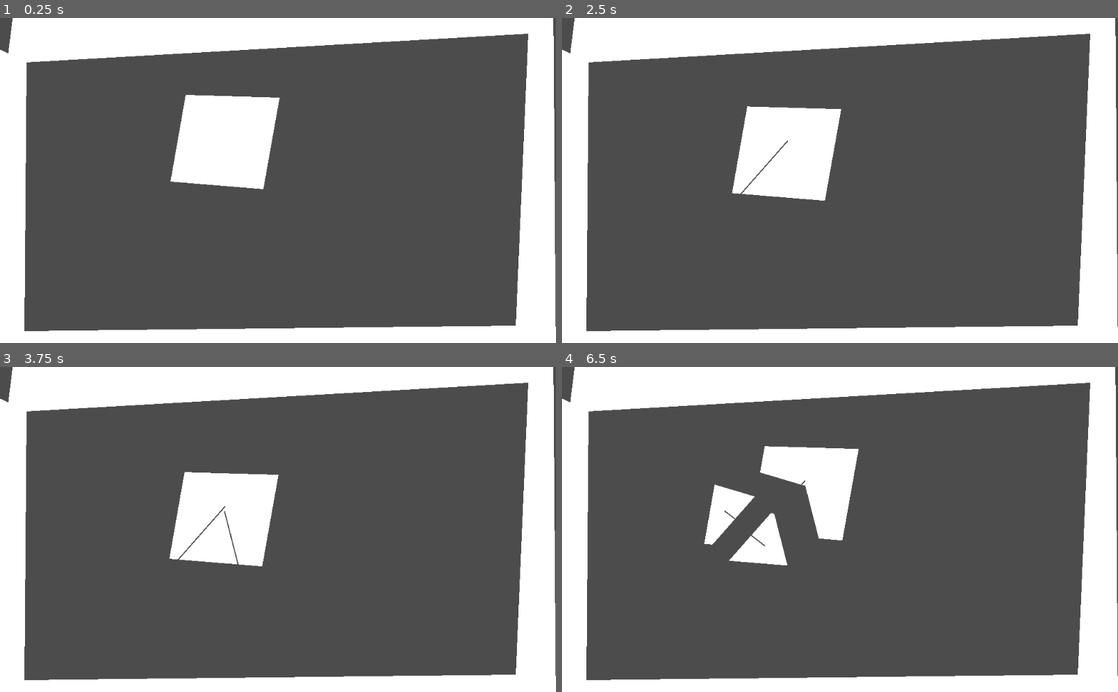
Above: before the commit, frames 1-4 (two rows, left to right).
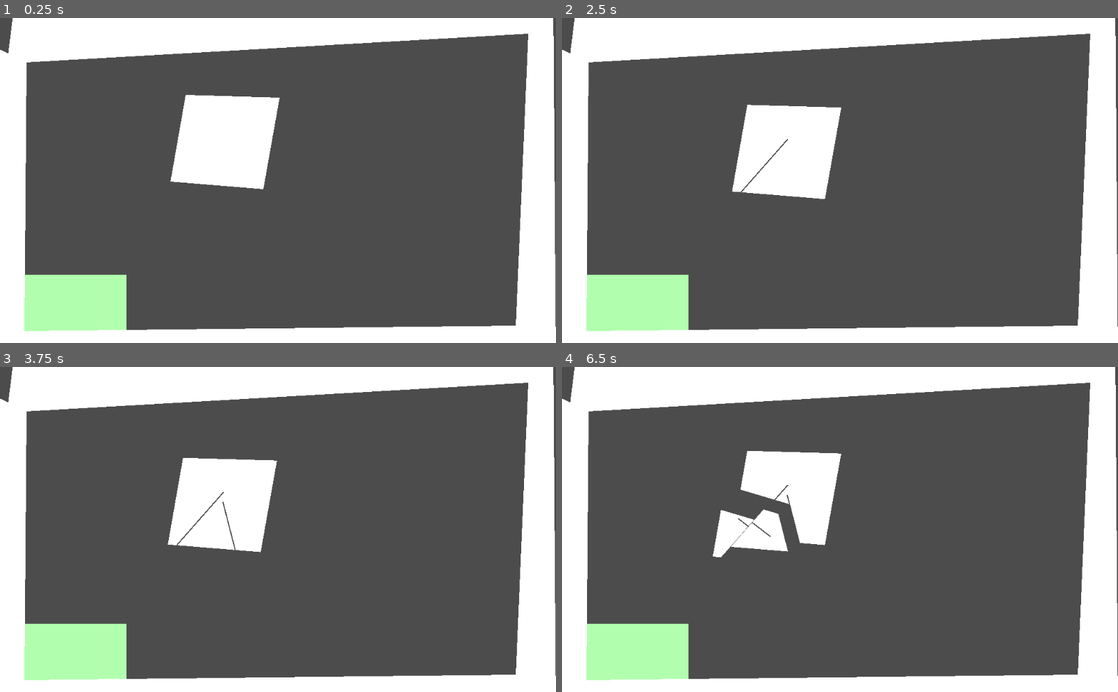
Above: after the commit, the same moments.

Repository: kennethbchen/Space-Chef-Game
Game: Godot game, scene res://Game.tscn
Same seed, same stepped clock (60 frames per second), same inputs: the game is played once before the commit and once after it.
Inputs (mouse positions are in pixels of both pictures, inside the frame that each line leads up to):
- Up to frame 1 (0.25 s): no input
- Up to frame 2 (2.5 s): tap Enter at 0.5 s; move the mouse to (789, 128) at 0.52 s; press the mouse at (789, 128) at 0.53 s; right-click (789, 128) at 0.8 s; tap Space at 1.25 s; move the mouse to (728, 196) at 1.27 s; release the mouse at (728, 196) at 1.28 s; right-click (728, 196) at 1.35 s; click (728, 196) at 1.55 s; move the mouse to (784, 148) at 2.02 s; press the mouse at (784, 148) at 2.03 s; right-click (784, 148) at 2.3 s
- Up to frame 3 (3.75 s): move the mouse to (250, 594) at 2.77 s; release the mouse at (250, 594) at 2.78 s; right-click (250, 594) at 2.85 s; click (250, 594) at 3.05 s; move the mouse to (222, 513) at 3.52 s; press the mouse at (222, 513) at 3.53 s
- Up to frame 4 (6.5 s): right-click (784, 513) at 3.8 s; move the mouse to (673, 480) at 4.27 s; release the mouse at (673, 480) at 4.28 s; right-click (673, 480) at 4.35 s; click (673, 480) at 4.55 s; move the mouse to (773, 545) at 5.02 s; press the mouse at (773, 545) at 5.03 s; right-click (773, 545) at 5.3 s; move the mouse to (734, 519) at 5.77 s; release the mouse at (734, 519) at 5.78 s; right-click (734, 519) at 5.85 s; click (734, 519) at 6.05 s

The runs differ from the first frame. In frame 1, 3.2% of the frame differs, in the area x 4-23%, y 78-97%; in frame 2, 3.5%; in frame 3, 5.2%; in frame 4, 7.6%, in the area x 4-54%, y 24-97%.

Commit message:
Implemented some polygon stats

Diff:
--- a/BaseObject.gd
+++ /dev/null
@@ -1,28 +0,0 @@
-extends "res://Libraries/polygon2d-fracture/CuttableObject.gd"
-
-
-var held = false
-
-
-signal grabbed(object)
-
-func _ready():
-
-	pass
-
-func _process(delta):
-	pass
-
-func _physics_process(delta):
-	if held:
-		var movement = (get_global_mouse_position() - position).normalized() * 100
-		linear_velocity += movement * delta
-
-
-func _on_input_event(viewport, event, shape_idx):
-	if event is InputEventMouseButton:
-		if event.button_index == 2:
-			if event.pressed:
-				held = true
-			else:
-				held = false
--- a/Game.tscn
+++ b/Game.tscn
@@ -1,11 +1,20 @@
-[gd_scene load_steps=3 format=2]
+[gd_scene load_steps=6 format=2]
 
+[ext_resource path="res://Sprites/Square.png" type="Texture" id=1]
+[ext_resource path="res://Scripts/CollectionPoint.gd" type="Script" id=2]
 [ext_resource path="res://Scripts/Game.gd" type="Script" id=3]
 [ext_resource path="res://Scenes/BaseObject.tscn" type="PackedScene" id=4]
+
+[sub_resource type="RectangleShape2D" id=1]
+extents = Vector2( 95, 54.5 )
 
 [node name="Game" type="Node2D"]
 script = ExtResource( 3 )
 base_object = ExtResource( 4 )
+
+[node name="PolyDebug" type="Polygon2D" parent="."]
+z_index = -1
+color = Color( 0.670588, 0.670588, 0.670588, 1 )
 
 [node name="Objects" type="Node" parent="."]
 
@@ -31,4 +40,19 @@
 width = 1.0
 default_color = Color( 1, 0, 0, 1 )
 
+[node name="Collection Point" type="Area2D" parent="."]
+position = Vector2( 138, 528 )
+script = ExtResource( 2 )
+
+[node name="CollisionShape2D" type="CollisionShape2D" parent="Collection Point"]
+shape = SubResource( 1 )
+
+[node name="Sprite" type="Sprite" parent="Collection Point"]
+modulate = Color( 0.698039, 1, 0.686275, 1 )
+scale = Vector2( 11.875, 6.75 )
+z_index = -1
+texture = ExtResource( 1 )
+
+[connection signal="body_entered" from="Collection Point" to="Collection Point" method="_on_body_entered"]
+
 [editable path="Objects/Base ObJ"]
--- a/Scenes/BaseObject.tscn
+++ b/Scenes/BaseObject.tscn
@@ -1,10 +1,12 @@
 [gd_scene load_steps=3 format=2]
 
 [ext_resource path="res://Sprites/Square.png" type="Texture" id=1]
-[ext_resource path="res://BaseObject.gd" type="Script" id=2]
+[ext_resource path="res://Scripts/BaseObject.gd" type="Script" id=2]
 
-[node name="BaseObject" type="RigidBody2D"]
+[node name="BaseObject" type="RigidBody2D" groups=["grabbable"]]
 input_pickable = true
+linear_damp = 0.1
+angular_damp = 0.1
 script = ExtResource( 2 )
 
 [node name="CollisionPolygon2D" type="CollisionPolygon2D" parent="."]
--- /dev/null
+++ b/Scripts/BaseObject.gd
@@ -0,0 +1,28 @@
+extends "res://Libraries/polygon2d-fracture/CuttableObject.gd"
+
+class_name BaseObject
+
+var local_grab_position = Vector2.ZERO
+
+var held = false
+
+func _ready():
+
+	pass
+
+func _physics_process(delta):
+	if held:
+		var movement = (get_global_mouse_position() - position - local_grab_position).normalized() * 800
+		linear_velocity += movement * delta
+
+		#var rotation_error = (position.angle_to_point(get_global_mouse_position())) - position.angle_to_point(position + local_grab_position)
+
+func _on_input_event(viewport, event, shape_idx):
+	if event.is_action_pressed("grab"):
+
+		local_grab_position = get_global_mouse_position() - position
+
+		held = true
+
+func _on_grab_stop():
+	held = false
--- /dev/null
+++ b/Scripts/CollectionPoint.gd
@@ -0,0 +1,16 @@
+extends Area2D
+
+onready var poly_debug = $"../PolyDebug"
+
+# Called when the node enters the scene tree for the first time.
+func _ready():
+	pass # Replace with function body.
+
+
+func _on_body_entered(body: BaseObject):
+
+	if body is BaseObject:
+		poly_debug.polygon = PolyUtil.get_bounding_box(body.get_polygon())
+		poly_debug.polygon = PolygonLib.translatePolygon(poly_debug.polygon, Vector2(500,400))
+
+		print(PolyUtil.get_poly_stats(body.get_polygon()))
--- a/Scripts/Game.gd
+++ b/Scripts/Game.gd
@@ -24,14 +24,19 @@
 
 func _input(event: InputEvent):
 
-	if event is InputEventMouseButton:
-		if event.button_index == 1 and event.pressed:
-			cutting = true
-			cut_start = get_global_mouse_position()
-		elif event.button_index == 1:
-			cutting = false
-			cut_end = get_global_mouse_position()
-			_cut(cut_start, cut_end)
+	if event.is_action_pressed("cut"):
+
+		cutting = true
+		cut_start = get_global_mouse_position()
+
+	elif event.is_action_released("cut"):
+
+		cutting = false
+		cut_end = get_global_mouse_position()
+		_cut(cut_start, cut_end)
+	elif event.is_action_released("grab"):
+
+		get_tree().call_group("grabbable", "_on_grab_stop")
 
 func _draw_cut_line():
 
--- /dev/null
+++ b/Scripts/PolyUtil.gd
@@ -0,0 +1,82 @@
+class_name PolyUtil
+
+static func get_bounding_box(polygon : PoolVector2Array):
+
+	var output: PoolVector2Array = []
+
+	var min_x = 99999999999
+	var max_x = -99999999999
+	var min_y = 99999999999
+	var max_y = -99999999999
+
+	for point in polygon:
+		min_x = min(min_x, point.x)
+		max_x = max(max_x, point.x)
+
+		min_y = min(min_y, point.y)
+		max_y = max(max_y, point.y)
+
+
+	output = [Vector2(min_x, min_y), Vector2(min_x, max_y), Vector2(max_x, max_y), Vector2(max_x, min_y)]
+	return output
+
+static func get_poly_stats(polygon: PoolVector2Array):
+	var side_count = polygon.size()
+	var bb_area = PolygonLib.getPolygonArea(get_bounding_box(polygon))
+
+	var angles = []
+
+	for i in polygon.size() - 2:
+
+		var a_b = polygon[i + 1] - polygon[i]
+
+		var b_c = polygon[i + 2] - polygon[i + 1]
+
+		angles.append(abs(a_b.angle_to(b_c)))
+
+	var a_b = polygon[polygon.size() - 2] - polygon[polygon.size() - 1]
+	var b_c = polygon[polygon.size() - 1] - polygon[0]
+	var c_d = polygon[0] - polygon[1]
+
+	angles.append(abs(a_b.angle_to(b_c)))
+	angles.append(abs(b_c.angle_to(c_d)))
+
+	var avg_angle = 0
+
+	for i in angles:
+		avg_angle += i
+
+	avg_angle /= polygon.size()
+
+	avg_angle = rad2deg(avg_angle)
+
+	var med_angle = angles[angles.size() / 2]
+
+	var side_lengths = []
+	for i in polygon.size() - 1:
+		side_lengths.append(polygon[i].distance_to(polygon[i + 1]))
+	side_lengths.append(polygon[polygon.size() - 1].distance_to(polygon[0]))
+
+	var length_deviation = standard_deviation(side_lengths)
+
+	return {"sides": side_count, "bb_area": bb_area, "length_deviation": length_deviation, "avg_angle": avg_angle}
+
+static func standard_deviation(list: Array):
+	var avg = 0.0
+
+	for item in list:
+		avg += item
+	avg /= list.size()
+
+	var sq_mean_diff = []
+	for item in list:
+		sq_mean_diff.append(pow(item - avg, 2))
+
+	var sum_sq_mean_diff = 0.0
+	for item in sq_mean_diff:
+		sum_sq_mean_diff += item
+
+	# This is for a sample of data even though we have a population but whatever
+	var variance = sum_sq_mean_diff / (sq_mean_diff.size() - 1)
+
+	return sqrt(variance)
--- a/project.godot
+++ b/project.godot
@@ -9,10 +9,20 @@
 config_version=4
 
 _global_script_classes=[ {
+"base": "RigidBody2D",
+"class": "BaseObject",
+"language": "GDScript",
+"path": "res://Scripts/BaseObject.gd"
+}, {
 "base": "Reference",
 "class": "FractureUtil",
 "language": "GDScript",
 "path": "res://Libraries/polygon2d-fracture/FractureUtil.gd"
+}, {
+"base": "Reference",
+"class": "PolyUtil",
+"language": "GDScript",
+"path": "res://Scripts/PolyUtil.gd"
 }, {
 "base": "Reference",
 "class": "PolygonFracture",
@@ -30,7 +40,9 @@
 "path": "res://Libraries/polygon2d-fracture/PolygonRestorer.gd"
 } ]
 _global_script_class_icons={
+"BaseObject": "",
 "FractureUtil": "",
+"PolyUtil": "",
 "PolygonFracture": "",
 "PolygonLib": "",
 "PolygonRestorer": ""
@@ -47,6 +59,7 @@
 cut={
 "deadzone": 0.5,
 "events": [ Object(InputEventMouseButton,"resource_local_to_scene":false,"resource_name":"","device":0,"alt":false,"shi …(212 unchanged characters)…
+, Object(InputEventKey,"resource_local_to_scene":false,"resource_name":"","device":0,"alt":false,"shift":false,"control":false,"meta":false,"command":false,"pressed":false,"scancode":65,"physical_scancode":0,"unicode":0,"echo":false,"script":null)
  ]
 }
 grab={
